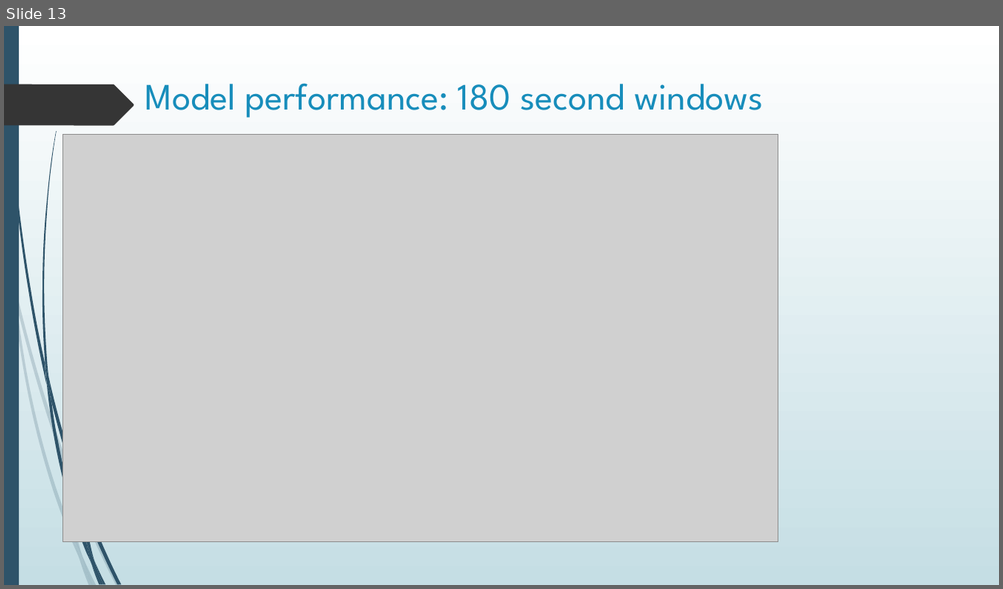
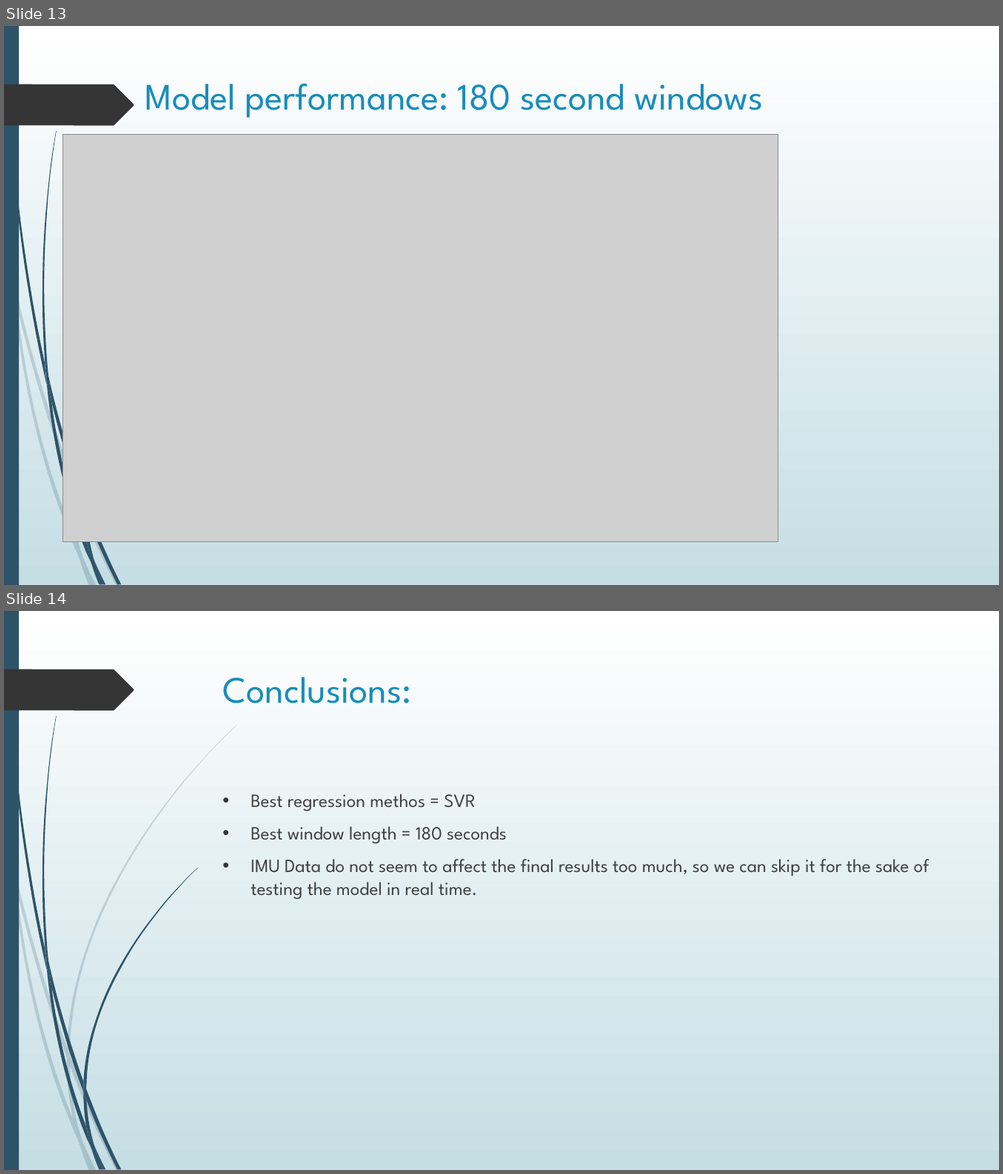
Before and after one commit to MadBerry42/Zwift, a slide deck: Models for handcycle Power output.pptx. Shown one above the other, each under a label of ours: slide 13 before the commit, slides 13 and 14 after it. The pictures are 1003x589 and 1003x1174 pixels, drawn with LibreOffice and Linux fonts; fonts in the diff are those of the drawing; grey boxes stand for pictures. Boxes give left, top, right and bottom in pixels: in the first picture for what was removed or moved away, otherwise in the second. Text is boxed around its words. In the diff, an @@ line names an element or a change of style, - is before the commit and + after.

Commit message:
Missing PO models

```diff
--- a/Models for handcycle Power output.pptx
+++ b/Models for handcycle Power output.pptx
@@ slide 14 added at bbox=[4, 611, 999, 1170], background gradient #FFFFFF to #C5DEE5; not listed: 20 template elements that a slide beside it also shows @@
@@ title added at bbox=[223, 677, 411, 703], 36 pt, text #178DBB @@
+Conclusions:
@@ freeform shape added at bbox=[68, 725, 237, 1056], fill #2E5369 at 20% opacity @@
@@ text added at bbox=[250, 794, 929, 900], 18 pt, text #404040 @@
+• Best regression methos = SVR
+• Best window length = 180 seconds
+• IMU Data do not seem to affect the final results too much, so we can skip it for the sake of testing the model in real time.
@@ freeform shape added at bbox=[83, 868, 198, 1089], fill #2E5369 @@
@@ freeform shape added at bbox=[67, 1048, 70, 1066], fill #2E5369 at 20% opacity @@
@@ freeform shape added at bbox=[83, 1082, 86, 1100], fill #2E5369 @@
```
